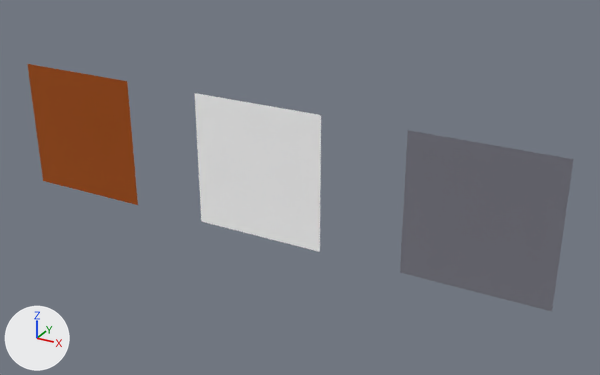
An edit to the glTF model test/fixtures/layered.glb, drawn before and after from the same camera.
Camera for both pictures: a camera (50 mm lens) standing at (2.85, -4.56, 2.24) and looking at (0.28, 0.11, -0.1). Every picture has the same lights, and +X, +Y and +Z are marked at lower left. The picture after the commit comes second.

Objects in the first picture: 'plain', 'terrain', 'weathered'.
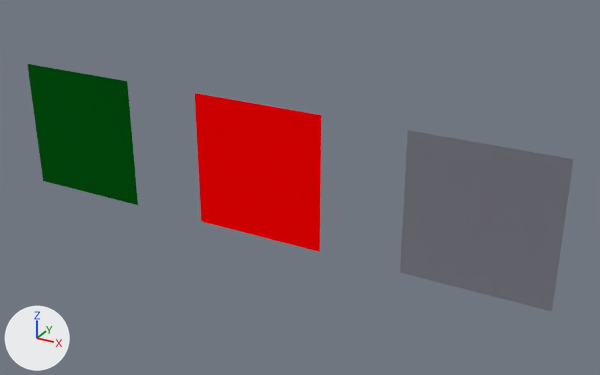
Boxes [x1, y1, x2, y2] around the edits, measured in the pictures (600 x 375 px):
'weathered', recoloured (white to red): [195, 93, 321, 252] in both
'terrain', recoloured (brown to green): [27, 64, 138, 205] in both

What changed in the scene script:
```text
Change mat_ground:
    add n3 = _N.new('ShaderNodeMix'); n3.name = 'Mix'
    add n3.data_type = 'RGBA'
    add n3.blend_type = 'MULTIPLY'
    add n3.inputs[0].default_value = 1.0  # 'Factor'
    add n4 = _N.new('ShaderNodeVertexColor'); n4.name = 'Color Attribute'
    where n2 = _N.new('ShaderNodeTexImage'); n2.name = 'Image Texture'
    where n0 = _N.new('ShaderNodeBsdfPrincipled'); n0.name = 'Principled BSDF'
    remove _L.new(n2.outputs[0], n0.inputs[0])  # 'Color' to 'Base Color'
    add _L.new(n3.outputs[2], n0.inputs[0])  # 'Result' to 'Base Color'
    add _L.new(n4.outputs[0], n3.inputs[7])  # 'Color' to 'B'
    add _L.new(n2.outputs[0], n3.inputs[6])  # 'Color' to 'A'
Change mat_weathering:
    where n0 = _N.new('ShaderNodeBsdfPrincipled'); n0.name = 'Principled BSDF'
    remove n0.inputs[0].default_value = (1.0, 1.0, 1.0, 1.0)  # 'Base Color', white #ffffff
    add n2 = _N.new('ShaderNodeVertexColor'); n2.name = 'Color Attribute'
    add _L.new(n2.outputs[0], n0.inputs[0])  # 'Color' to 'Base Color'
Change me_terrain:
    where me_terrain.from_pydata(...)  # 4 vertices, 2 faces; spans x -2.1..-1.1, y 0.0, z -0.5..0.5
    used by ob_terrain; location = (0.0, 0.0, 0.0)
    me_terrain part 1: vertex colours changed
Change me_weathered:
    where me_weathered.from_pydata(...)  # 4 vertices, 2 faces; spans x -0.5..0.5, y 0.0, z -0.5..0.5
    used by ob_weathered; location = (0.0, 0.0, 0.0)
    me_weathered part 2: vertex colours changed
```
